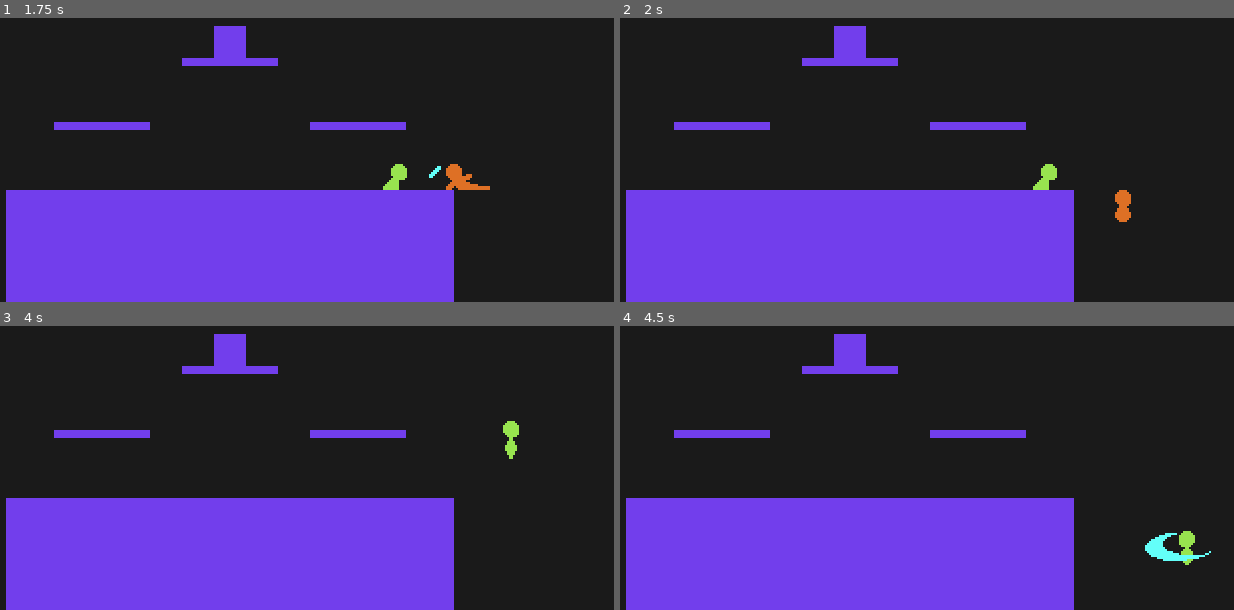
Above: before the commit, frames 1-4 (two rows, left to right).
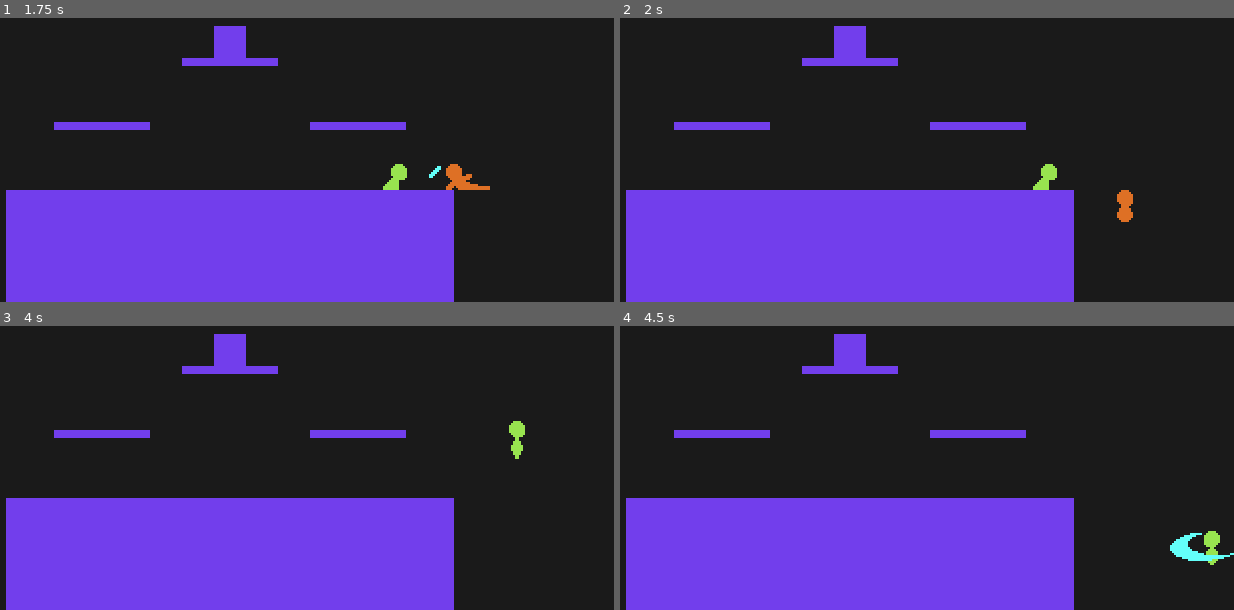
Above: after the commit, the same moments.

Repository: youssefevan/platform-fighter
Game: Godot game, scene res://World.tscn
Same seed, same stepped clock (60 frames per second), same inputs: the game is played once before the commit and once after it.
Inputs:
- Up to frame 1 (1.75 s): tap Enter at 0.5 s; hold Right (right) from 0.53 s (still down); tap X (attack) at 0.6, 1.35 s; tap Z (jump) at 0.77, 1.52 s
- Up to frame 2 (2 s): keep holding Right (right)
- Up to frame 3 (4 s): release Right (right) at 2.03 s; hold Left (left) 2.03-2.78 s; tap X (attack) at 2.1, 2.85, 3.6 s; hold Right (right) from 2.78 s (still down); tap Z (jump) at 3.02, 3.77 s
- Up to frame 4 (4.5 s): release Right (right) at 4.28 s; hold Left (left) from 4.28 s (still down); tap X (attack) at 4.35 s

Frame 1 is identical in both runs. In frame 2, less than 0.1% of the frame differs, in the area x 80-84%, y 60-72%; in frame 3, 0.2%; in frame 4, 0.9%, in the area x 85-100%, y 72-85%.

Commit message:
Hitstun changes
- Always in hitstun for some reason

Diff:
--- a/PlatformFighter/Scripts/CharacterBase/States/hitstun.gd
+++ b/PlatformFighter/Scripts/CharacterBase/States/hitstun.gd
@@ -8,8 +8,12 @@
 var grav = 600
 
 var velocity = Vector2.ZERO
+var frame = 0
+
+var hitstun_length
 
 func ready():
+	var frame = 0
 	var knockback = ((((
 		(char_base.percentage/10 + (char_base.percentage * damage_percent)/20)
 		* 200/(char_base.knockback_modifier+100) * 1.4)
@@ -17,7 +21,15 @@
 	char_base.velocity = kb_direction * knockback
 
 func _physics_process(delta):
-	pass
+	frame += 1
+	#print(frame)
+
+	if frame == hitstun_length:
+		if char_base.is_on_floor() == true:
+			return char_base.idle
+		elif char_base.is_on_floor() == false:
+			return char_base.fall
+
 	#print(velocity)
 
 #	if !char_base.is_on_floor():
@@ -25,18 +37,19 @@
 #	else:
 #		pass
 #
-#	if char_base.is_on_floor():
-#		velocity.x = lerp(velocity.x, 0, 3 * delta)
-#	else:
-#		velocity.x = lerp(velocity.x, 0, 1 * delta)
-#
-#	velocity = move_and_slide(velocity, Vector2.UP)
+	if char_base.is_on_floor():
+		velocity.x = lerp(velocity.x, 0, 3 * delta)
+	else:
+		velocity.x = lerp(velocity.x, 0, 1 * delta)
+
+	velocity = char_base.move_and_slide(velocity, Vector2.UP)
 
 
 func _on_Hurtbox_hit_info(hit, kb_dir, kb_pow, d_percent):
 	#char_base.got_hit = hit
 	kb_direction = kb_dir
 	kb_power = kb_pow
+	hitstun_length = int(round(kb_power * 0.4))
 	damage_percent = d_percent
 	char_base.percentage += damage_percent
 	print(char_base.percentage)
--- a/PlatformFighter/Scripts/CharacterBase/character_base.gd
+++ b/PlatformFighter/Scripts/CharacterBase/character_base.gd
@@ -88,6 +88,9 @@
 func _physics_process(delta):
 	states.physics_process(delta)
 
+	if got_hit == true:
+		return hitstun
+
 	if is_on_floor() == true:
 		current_speed = lerp(current_speed, run_speed, speed_lerp * delta)
 		fastfalling = false
@@ -173,4 +176,4 @@
 
 func _on_Hurtbox_hit_info(hit, kb_dir, kb_pow, d_percent):
 	print("hurt")
-	return hitstun
+	got_hit = hit
